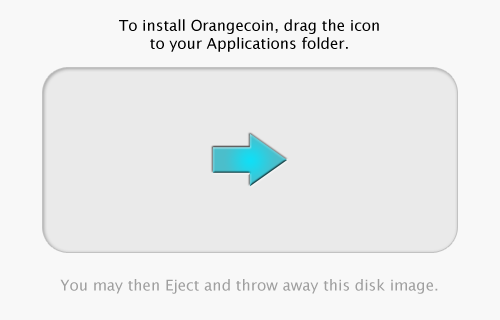
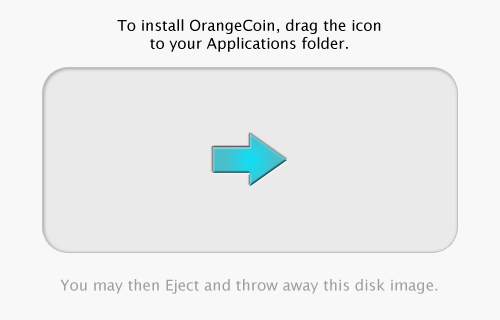
Revision of a layered 500 x 320 image; what changed, layer by layer:
painted on "Headline" over (117, 19, 381, 34)
